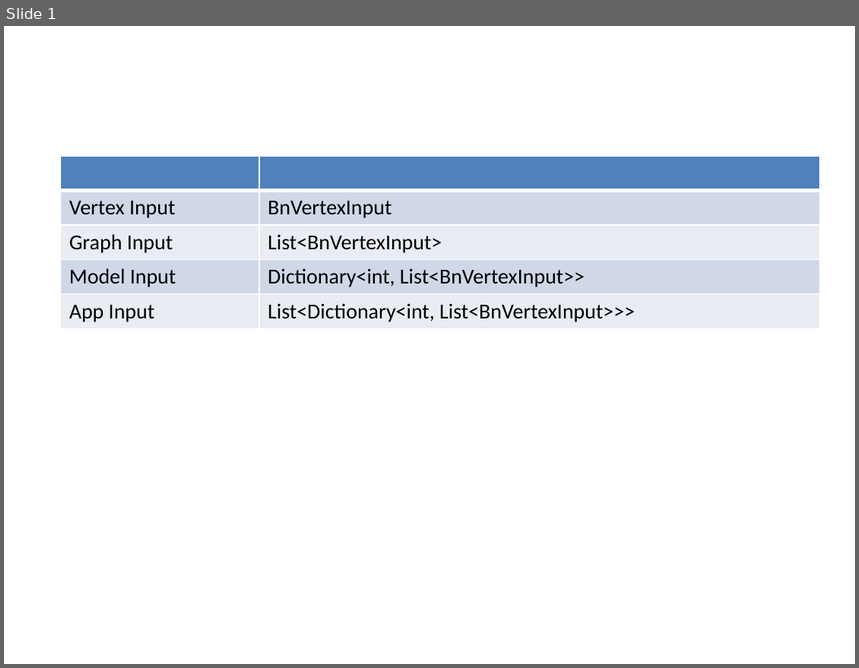
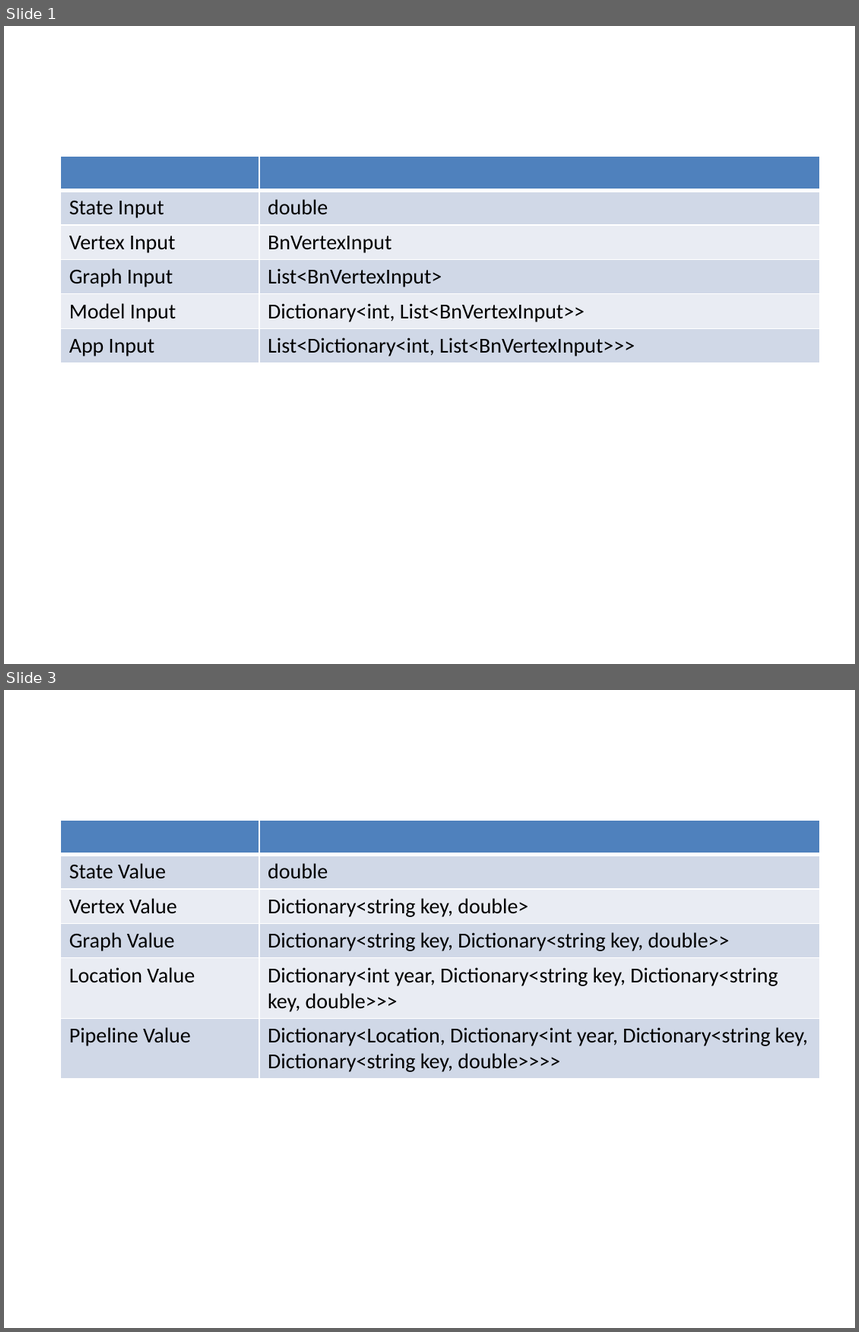
Before and after one commit to sandy70/Marv, a slide deck: Docs/MarvInputs.pptx. Shown one above the other, each under a label of ours: slide 1 before the commit, slides 1 and 3 after it; the slides between them are not shown. The pictures are 859x668 and 859x1332 pixels, drawn with LibreOffice and Linux fonts; fonts in the diff are those of the drawing. Boxes give left, top, right and bottom in pixels: in the first picture for what was removed or moved away, otherwise in the second. Text is boxed around its words. In the diff, an @@ line names an element or a change of style, - is before the commit and + after.

Commit message:
New definition of MarvInputs.

```diff
--- a/Docs/MarvInputs.pptx
+++ b/Docs/MarvInputs.pptx
@@ slide 3 added at (4,690,855,1328), background #FFFFFF @@
@@ table added at (61,820,819,1078), 6 rows, 2 columns @@
+ | 
+State Value | double
+Vertex Value | Dictionary<string key, double>
+Graph Value | Dictionary<string key, Dictionary<string key, double>>
+Location Value | Dictionary<int year, Dictionary<string key, Dictionary<string key, double>>>
+Pipeline Value | Dictionary<Location, Dictionary<int year, Dictionary<string key, Dictionary<string key, double>>>>
@@ slide 1 changed as well @@
@@ table at (61,156,819,363) @@
+row 2: State Input | double
```
Also in this commit, not shown: 1 other slide added.
